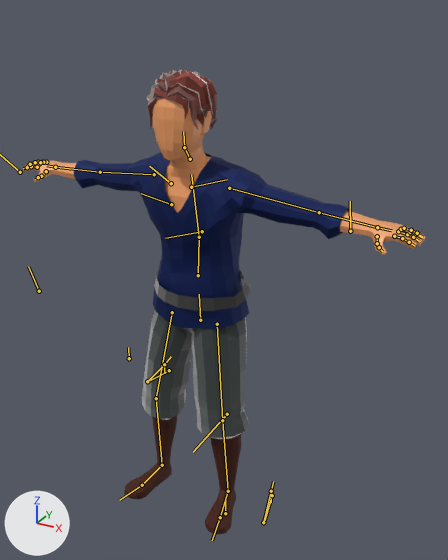
The glTF model Assets/Player/Player-KatanaAnimations.glb, before and after one commit.
Both versions are drawn from a 50 mm camera at (0.96, -1.567, 1.456) aimed at (0.078, 0.037, 0.654). Arrows for +X, +Y and +Z are at lower left; the lights stay in place. Both versions are drawn at frame 0 of the action 'PerfectBlockSheathed'; the numbers are the values there. The bones that bend it are drawn over the model as lines.

In view in the first picture: 'Samurai'.
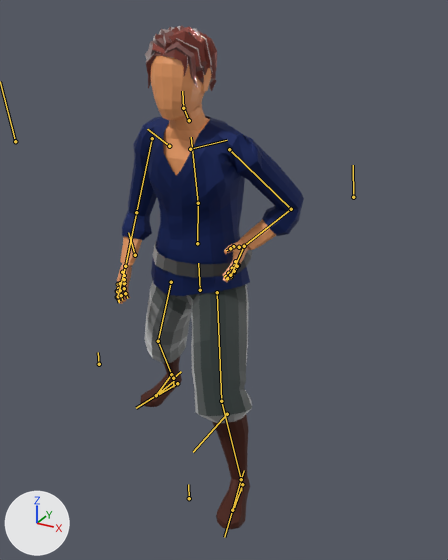
Changed parts and their boxes [x1, y1, x2, y2] in the pictures (448 x 560 px):
'Samurai', posed (53% narrower, 8% taller): before [23, 69, 426, 535]; after [116, 26, 304, 529]
bone 'Root', root to tip: before (200, 320) to (199, 294); after (200, 290) to (198, 263)
bone 'upper_arm.L', root to tip: before (229, 188) to (319, 212); after (229, 149) to (291, 209)
bone 'forearm.L', root to tip: before (319, 212) to (377, 227); after (291, 209) to (244, 246)
bone 'Hand.L', root to tip: before (377, 227) to (391, 230); after (244, 246) to (239, 257)
bone 'upper_arm.R', root to tip: before (154, 174) to (100, 172); after (152, 138) to (136, 212)
bone 'forearm.R', root to tip: before (100, 172) to (55, 167); after (136, 212) to (125, 266)
bone 'Hand.R', root to tip: before (55, 167) to (46, 165); after (125, 266) to (122, 277)
bone 'Femur.L', root to tip: before (217, 324) to (222, 420); after (217, 292) to (221, 401)
bone 'LowerLeg.L', root to tip: before (222, 420) to (228, 491); after (221, 401) to (241, 479)
bone 'Foot.L', root to tip: before (228, 491) to (220, 517); after (241, 479) to (232, 510)
bone 'Femur.R', root to tip: before (172, 312) to (156, 398); after (171, 282) to (158, 341)
bone 'LowerLeg.R', root to tip: before (156, 398) to (162, 465); after (158, 341) to (171, 374)
bone 'Foot.R', root to tip: before (162, 465) to (142, 485); after (171, 374) to (156, 395)
bone 'Toe.R', root to tip: before (142, 485) to (119, 500); after (156, 395) to (136, 408)

The edits, one by one:
Bone 'Root' (bone_root) moves from (0.0, -0.179, 0.026) to (0.0, -0.07, 0.01).
Bone 'upper_arm.L' (bone_upper_arm_l) turns from (0, 0, 0) to (105, 43, 91) degrees about its own x, y and z.
Bone 'forearm.L' (bone_forearm_l) turns from (0, 0, 0) to (-43, 23, 54) degrees about its own x, y and z.
Bone 'Hand.L' (bone_hand_l) turns from (0, 0, 0) to (-48, -78, 18) degrees about its own x, y and z.
Bone 'upper_arm.R' (bone_upper_arm_r) turns from (0, 0, 0) to (68, -24, -73) degrees about its own x, y and z.
Bone 'forearm.R' (bone_forearm_r) turns from (0, 0, 0) to (-12, -2, -15) degrees about its own x, y and z.
Bone 'Hand.R' (bone_hand_r) turns from (0, 0, 0) to (7, 49, 11) degrees about its own x, y and z.
Bone 'Femur.L' (bone_femur_l) turns from (0, 0, 0) to (23, 7, 16) degrees about its own x, y and z.
Bone 'LowerLeg.L' (bone_lowerleg_l) turns from (0, 0, 0) to (-25, -1, -6) degrees about its own x, y and z.
Bone 'Foot.L' (bone_foot_l) turns from (0, 0, 0) to (-3, -8, 5) degrees about its own x, y and z.
Bone 'Femur.R' (bone_femur_r) turns from (0, 0, 0) to (-23, -4, -15) degrees about its own x, y and z.
Bone 'LowerLeg.R' (bone_lowerleg_r) turns from (0, 0, 0) to (-4, 0, 1) degrees about its own x, y and z.
Bone 'Foot.R' (bone_foot_r) turns from (0, 0, 0) to (9, 12, 13) degrees about its own x, y and z.
Bone 'Toe.R' (bone_toe_r) turns from (0, 0, 0) to (13, 0, 0) degrees about its own x, y and z.
